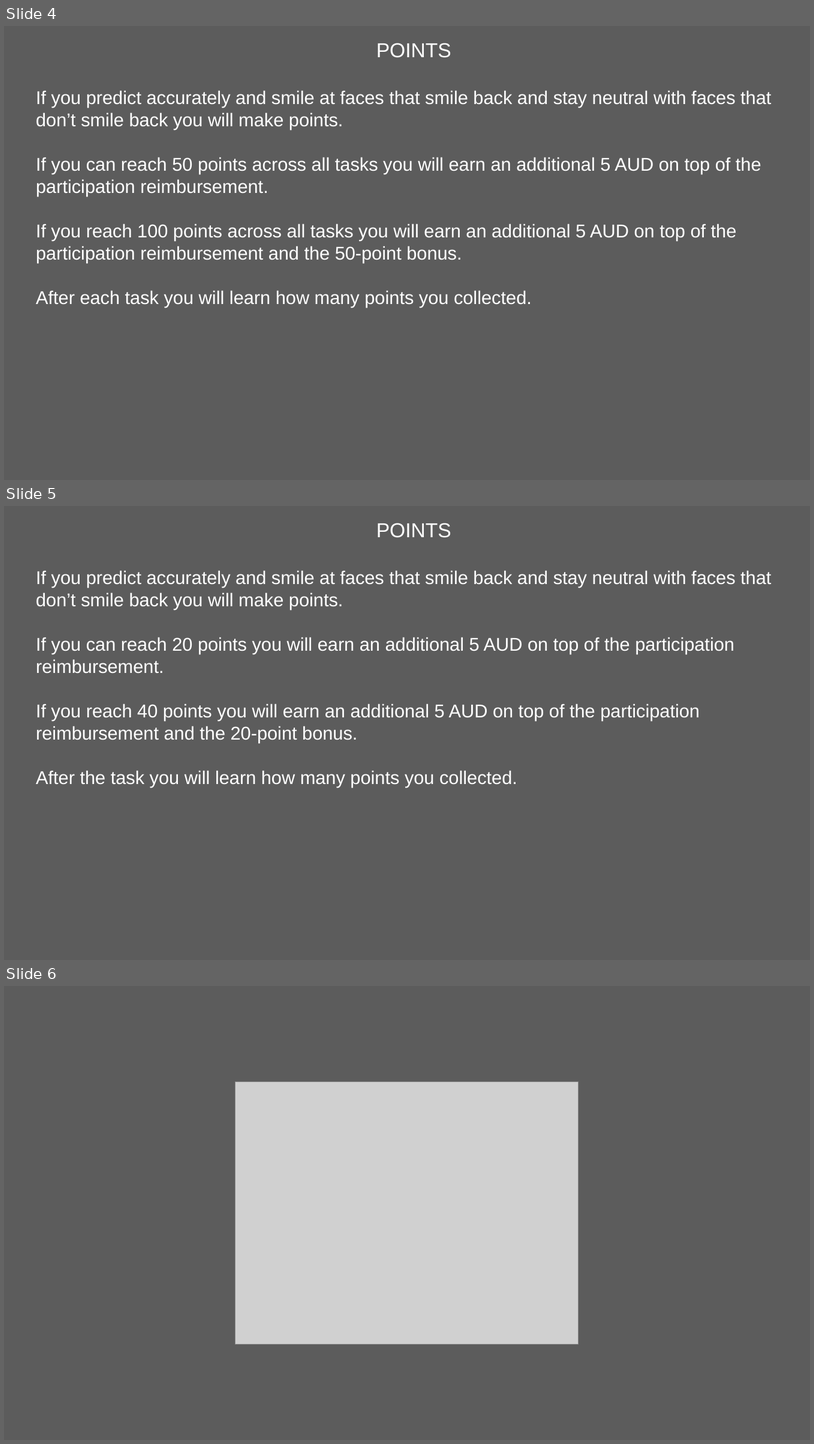
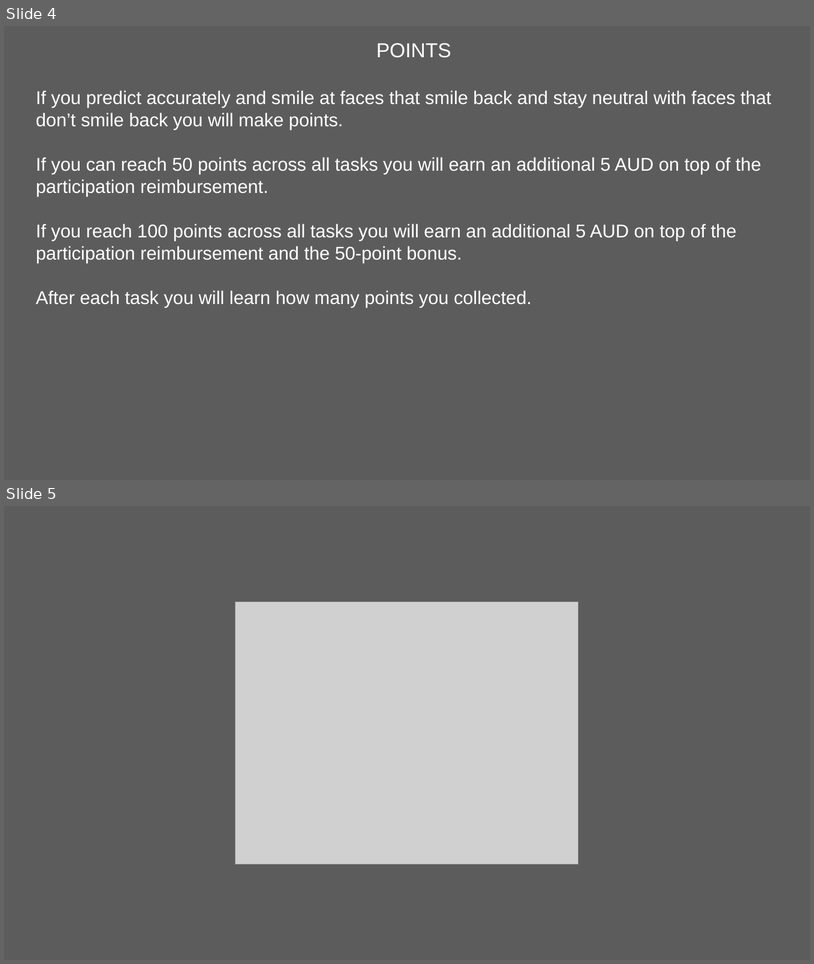
Before and after one commit to kwellstein/social_affective_prediction_task, a slide deck: task/stimuli/originals_SAP_Task.pptx. Shown one above the other, each under a label of ours: slides 4, 5 and 6 before the commit, slides 4 and 5 after it. The pictures are 814x1444 and 814x964 pixels, drawn with LibreOffice and Linux fonts; fonts in the diff are those of the drawing; grey boxes stand for pictures. Boxes give left, top, right and bottom in pixels: in the first picture for what was removed or moved away, otherwise in the second. Text is boxed around its words. In the diff, an @@ line names an element or a change of style, - is before the commit and + after.

```diff
--- a/task/stimuli/originals_SAP_Task.pptx
+++ b/task/stimuli/originals_SAP_Task.pptx
@@ slide 5 removed at bbox=[4, 506, 810, 960], background #5C5C5C @@
@@ text removed at bbox=[36, 523, 771, 787] @@
-POINTS
-If you predict accurately and smile at faces that smile back and stay neutral with faces that don’t smile back you will make points.
-If you can reach 20 points you will earn an additional 5 AUD on top of the participation reimbursement.
-If you reach 40 points you will earn an additional 5 AUD on top of the participation reimbursement and the 20-point bonus.
-After the task you will learn how many points you collected.
@@ what was slide 6 is now slide 5 @@
```
Also in this commit, not shown: 1 slide changed, 42 other files.
